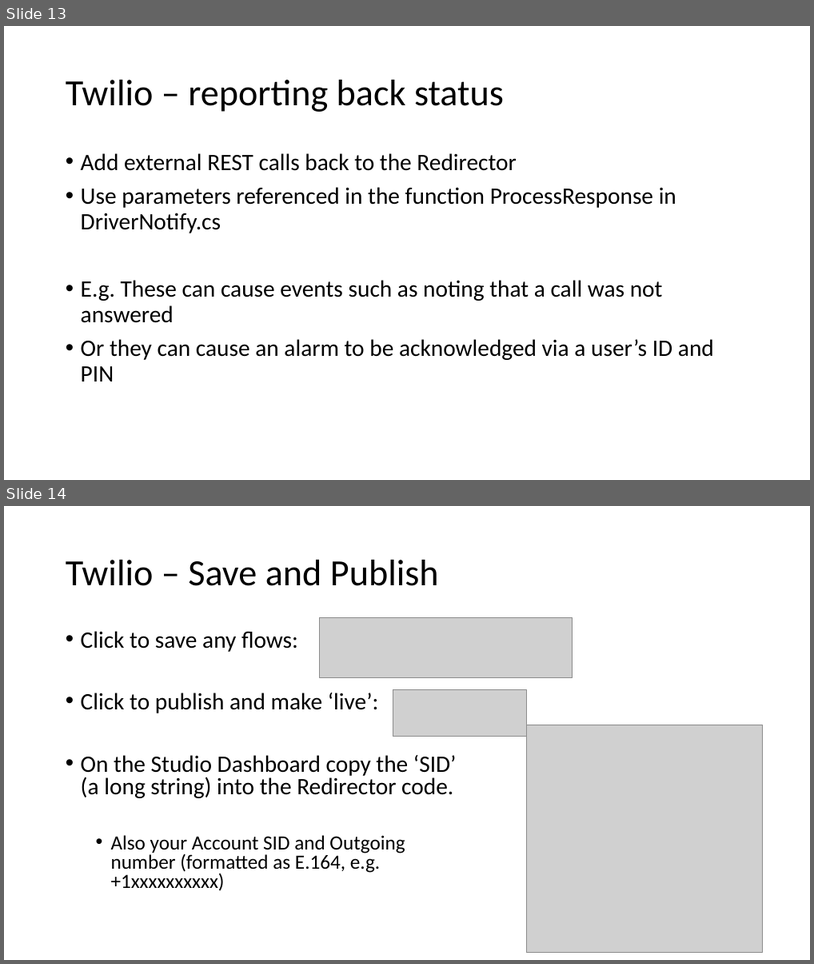
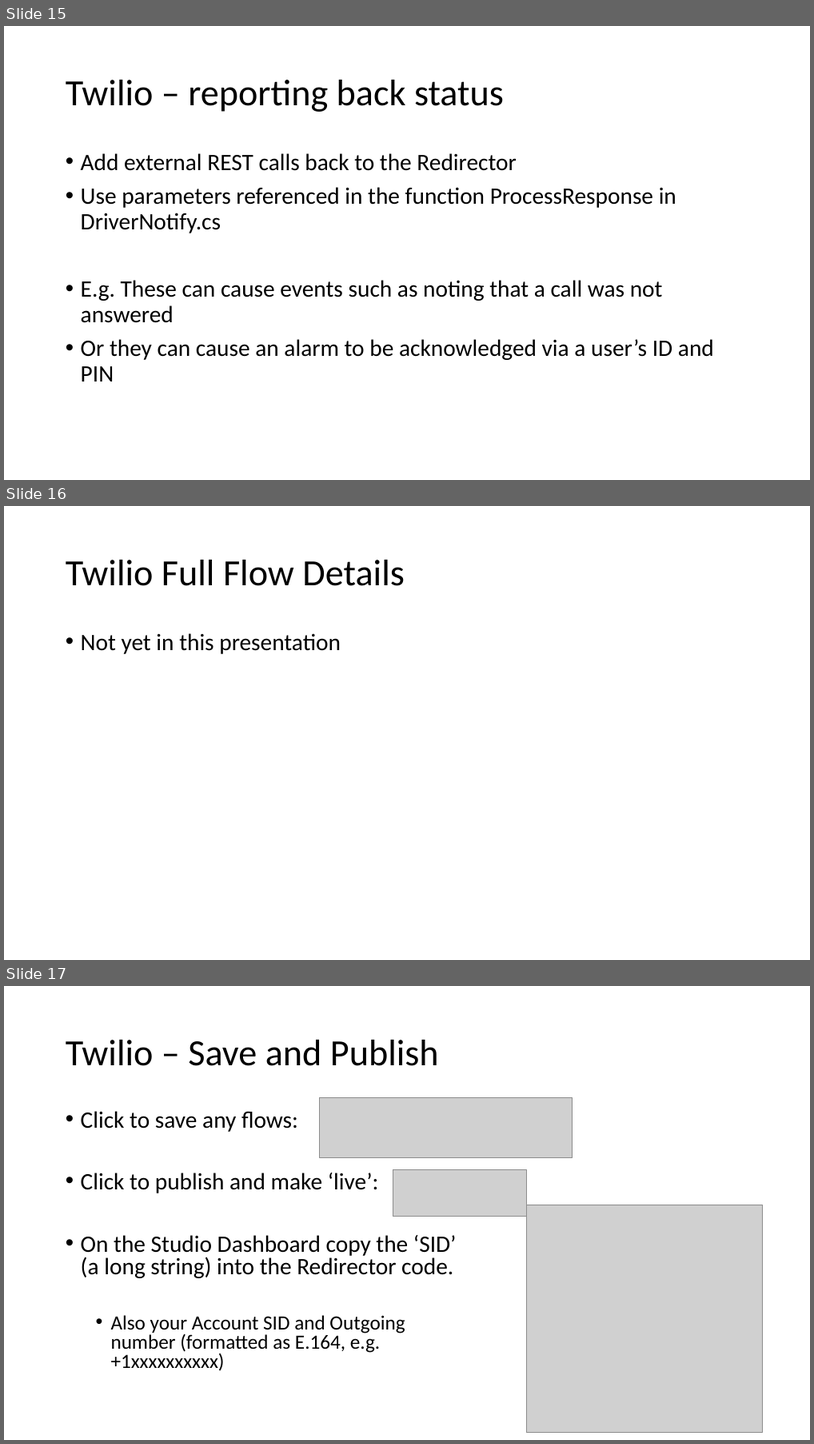
Before and after one commit to ClearSCADA/notify, a slide deck: NotifyDemo Description.pptx. Shown one above the other, each under a label of ours: slides 13 and 14 before the commit, slides 15, 16 and 17 after it. The pictures are 814x964 and 814x1444 pixels, drawn with LibreOffice and Linux fonts; fonts in the diff are those of the drawing; grey boxes stand for pictures. Boxes give left, top, right and bottom in pixels: in the first picture for what was removed or moved away, otherwise in the second. Text is boxed around its words. In the diff, an @@ line names an element or a change of style, - is before the commit and + after.

Commit message:
Add further detail to powerpoint

```diff
--- a/NotifyDemo Description.pptx
+++ b/NotifyDemo Description.pptx
@@ slide 16 added at <box>4,506,810,960</box>, background #FFFFFF @@
@@ title added at <box>66,560,404,586</box>, 44 pt, text #000000 @@
+Twilio Full Flow Details
@@ text added at <box>81,633,341,654</box>, 28 pt, text #000000 @@
+• Not yet in this presentation
@@ what was slide 13 is now slide 15 @@
@@ what was slide 14 is now slide 17 @@
```
Also in this commit, not shown: 2 other slides added.
